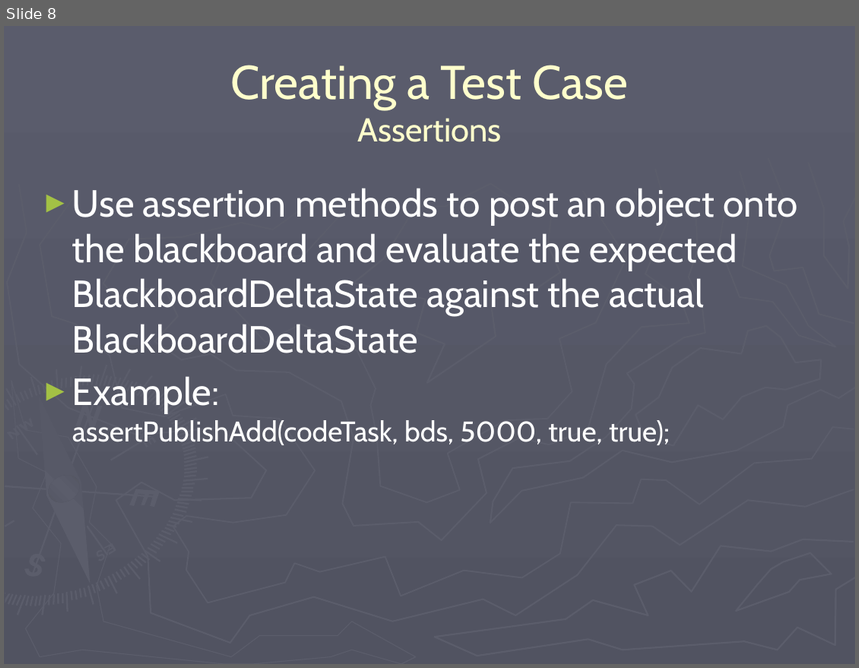
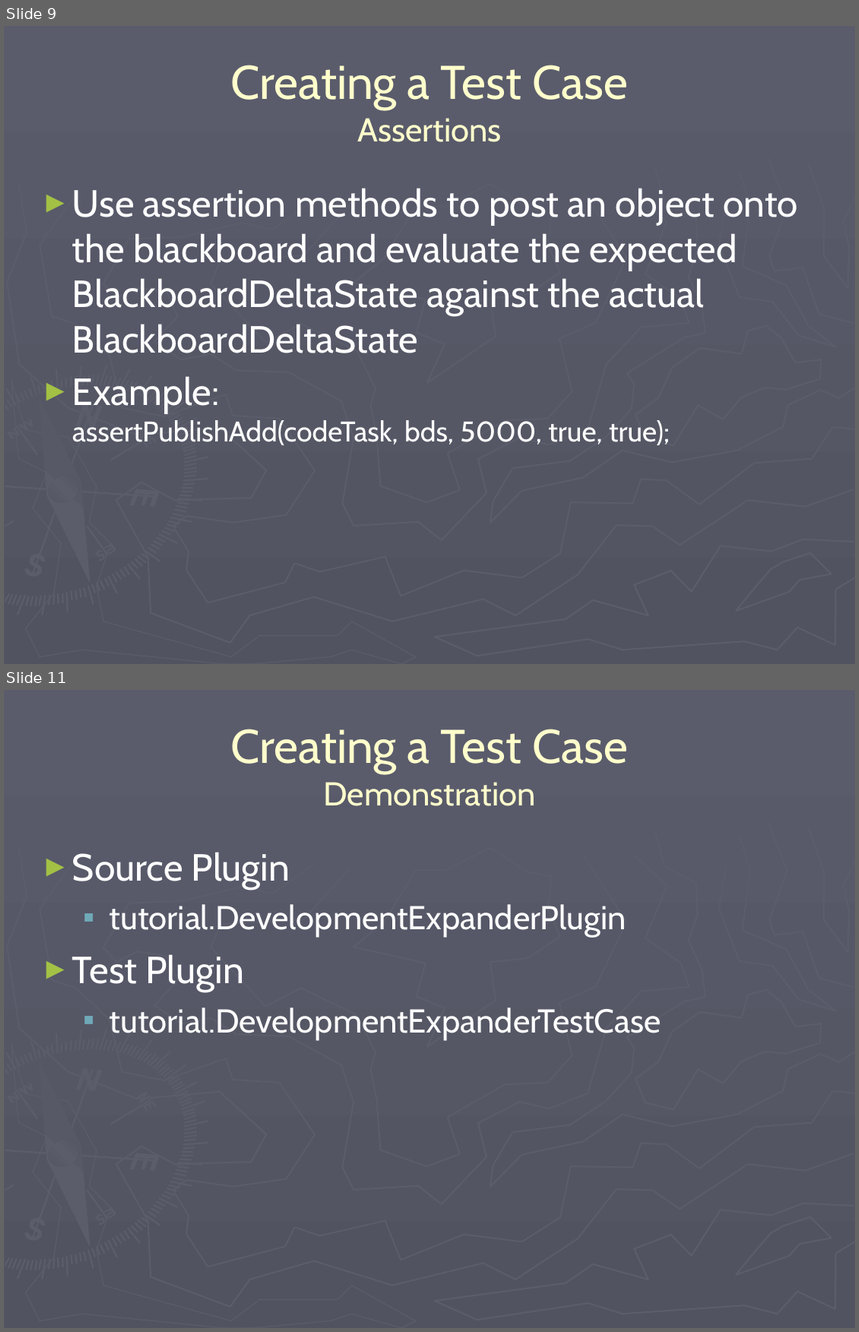
Before and after one commit to codeaudit/cougaar-cougaarunit, a slide deck: CougaarUnit/CougaarUnit Training.ppt. Shown one above the other, each under a label of ours: slide 8 before the commit, slides 9 and 11 after it; the slides between them are not shown. The pictures are 859x668 and 859x1332 pixels, drawn with LibreOffice and Linux fonts; fonts in the diff are those of the drawing. Boxes give left, top, right and bottom in pixels: in the first picture for what was removed or moved away, otherwise in the second. Text is boxed around its words. In the diff, an @@ line names an element or a change of style, - is before the commit and + after.

```diff
--- a/CougaarUnit/CougaarUnit Training.ppt
+++ b/CougaarUnit/CougaarUnit Training.ppt
@@ slide 11 added at [4, 690, 855, 1328], background gradient #5A5C6C to #515361; not listed: 148 template elements that a slide beside it also shows @@
@@ title added at [231, 729, 628, 806], 40 pt, text #FFFFCC @@
+Creating a Test Case
+Demonstration
@@ text added at [72, 852, 661, 1040], 28 pt, text #FFFFFF @@
+► Source Plugin
+  ▪ tutorial.DevelopmentExpanderPlugin
+► Test Plugin
+  ▪ tutorial.DevelopmentExpanderTestCase
@@ what was slide 8 is now slide 9 @@
```
Also in this commit, not shown: 4 slides changed, 3 other slides added.
